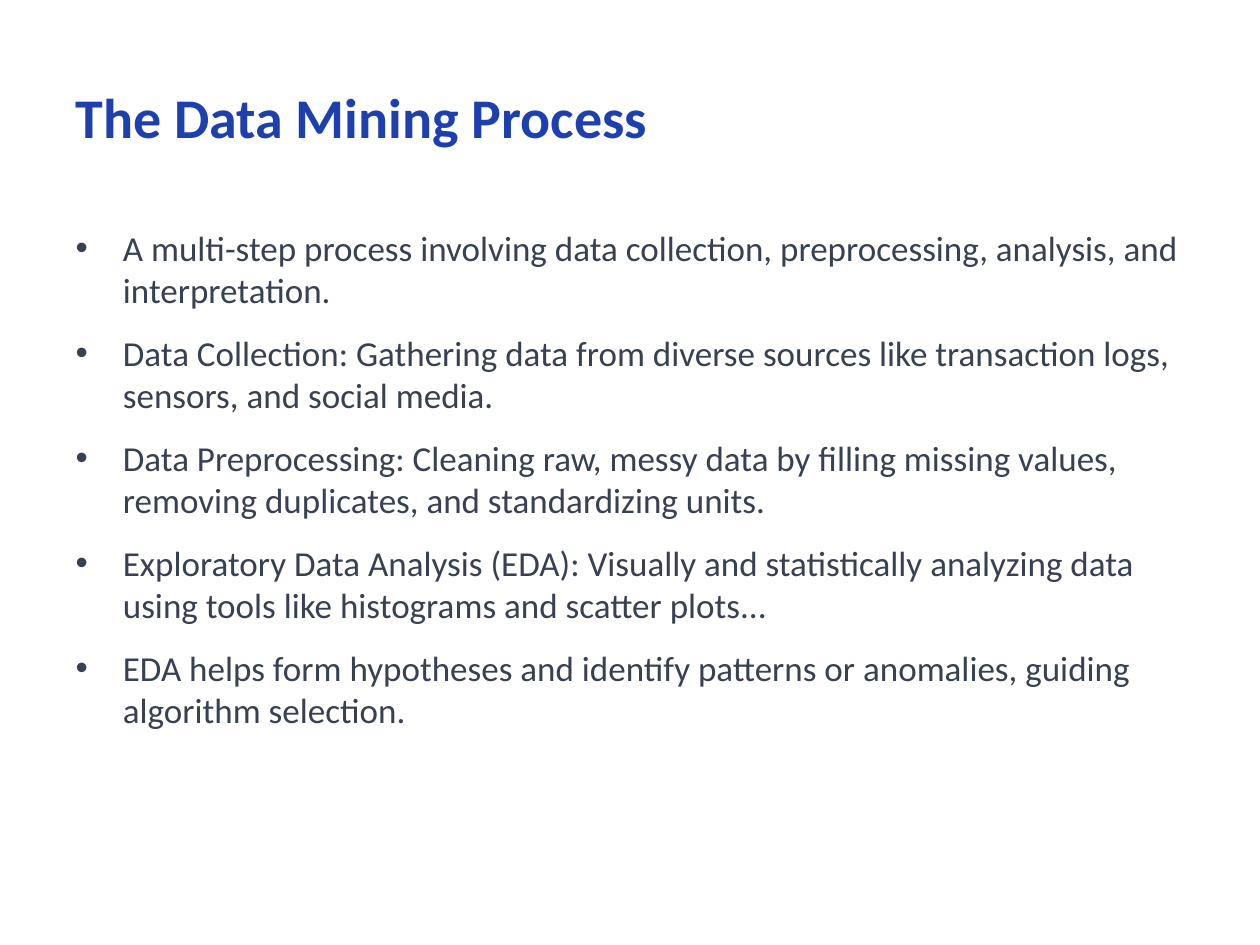
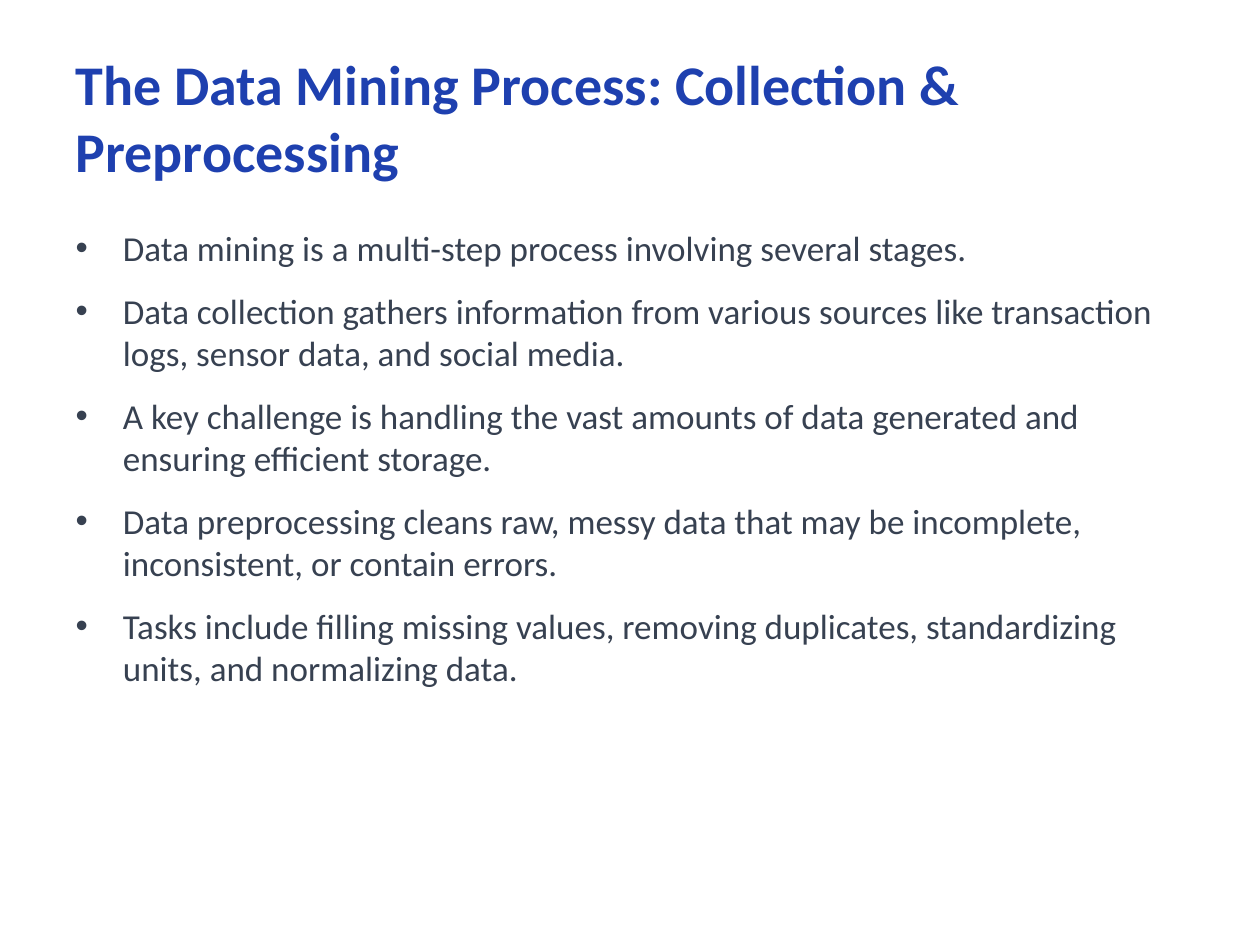
Before and after one commit to CodeByMonil/Lecture-Notes-Processor, a slide deck: slide 5 of outputs/slides/monil_Data-mining.pptx. Drawn at 1260x945 pixels with LibreOffice and Linux fonts; fonts in the diff are those of the drawing. Boxes give left, top, right and bottom in pixels: in the first picture for what was removed or moved away, otherwise in the second. Text is boxed around its words. In the diff, an @@ line names an element or a change of style, - is before the commit and + after.

```diff
--- a/outputs/slides/monil_Data-mining.pptx
+++ b/outputs/slides/monil_Data-mining.pptx
@@ title at [76,65,907,182]: text changed @@
-The Data Mining Process
+The Data Mining Process: Collection & Preprocessing
@@ text at [123,236,1151,687]: text changed @@
-• A multi-step process involving data collection, preprocessing, analysis, and interpretation.
-• Data Collection: Gathering data from diverse sources like transaction logs, sensors, and social media.
-• Data Preprocessing: Cleaning raw, messy data by filling missing values, removing duplicates, and standardizing units.
-• Exploratory Data Analysis (EDA): Visually and statistically analyzing data using tools like histograms and scatter plots...
-• EDA helps form hypotheses and identify patterns or anomalies, guiding algorithm selection.
+• Data mining is a multi-step process involving several stages.
+• Data collection gathers information from various sources like transaction logs, sensor data, and social media.
+• A key challenge is handling the vast amounts of data generated and ensuring efficient storage.
+• Data preprocessing cleans raw, messy data that may be incomplete, inconsistent, or contain errors.
+• Tasks include filling missing values, removing duplicates, standardizing units, and normalizing data.
```
Also in this commit, not shown: 8 other slides changed, 1 slide added, 1 slide removed, 16 other files.
